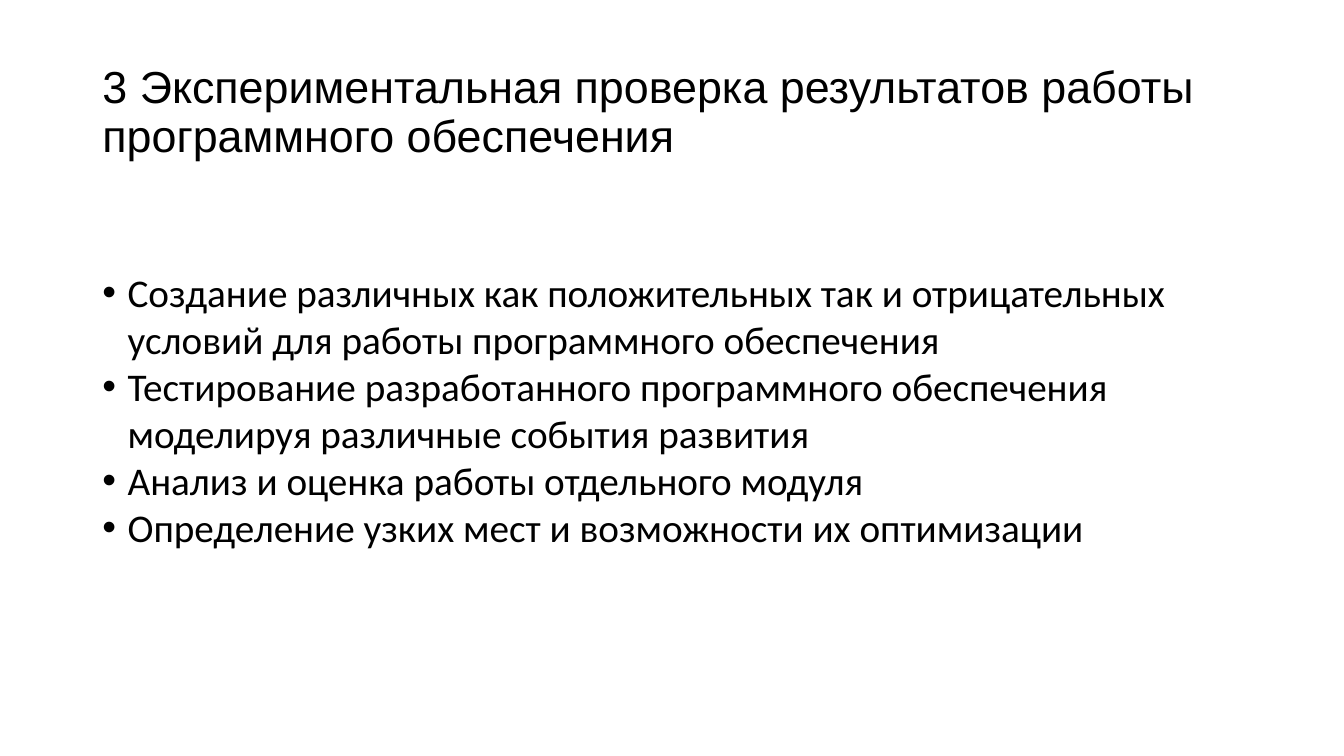
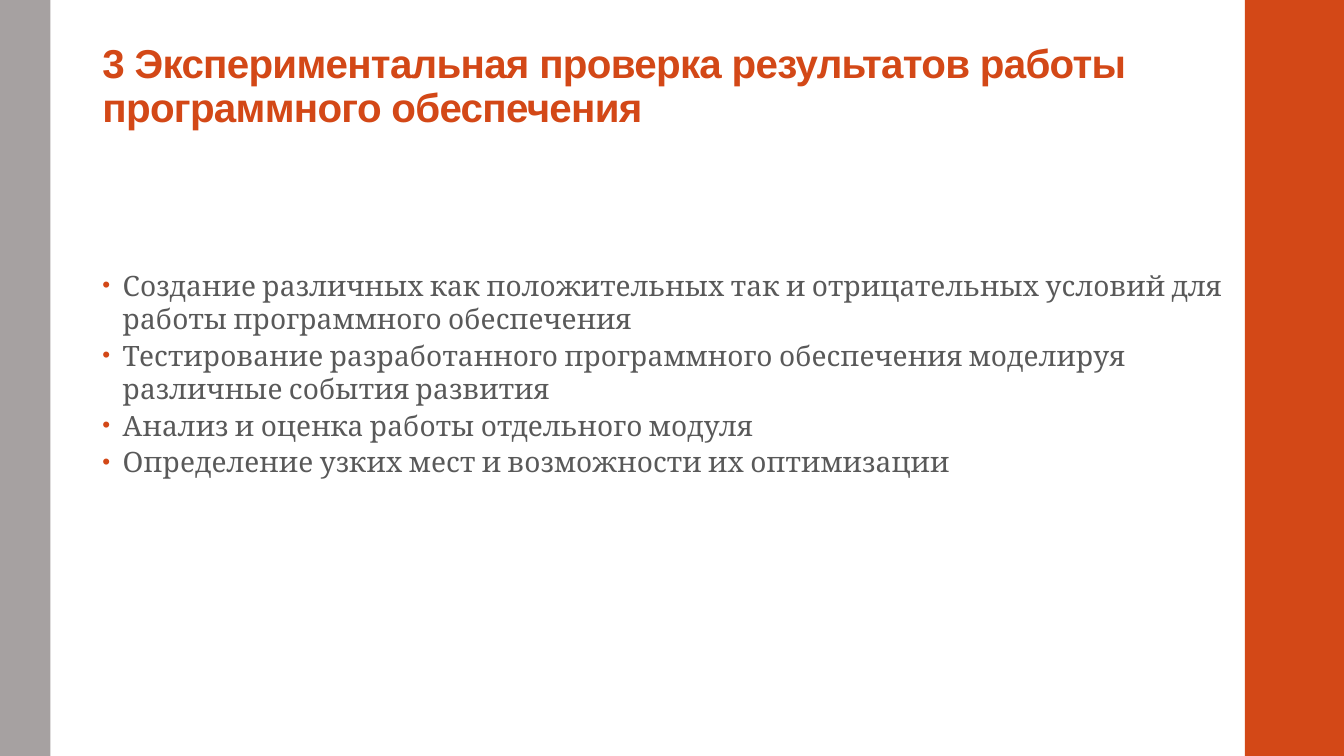
Before and after one commit to alexnodejs/onto-diploma, a slide deck: slide 15 of presentation/Moiseyenko_presentation.pptx. Drawn at 1344x756 pixels with LibreOffice and Linux fonts; fonts in the diff are those of the drawing. Boxes give left, top, right and bottom in pixels: in the first picture for what was removed or moved away, otherwise in the second. Text is boxed around its words. In the diff, an @@ line names an element or a change of style, - is before the commit and + after.

```diff
--- a/presentation/Moiseyenko_presentation.pptx
+++ b/presentation/Moiseyenko_presentation.pptx
@@ rectangle added at <box>0,0,50,756</box>, fill #A6A1A1 @@
@@ rectangle added at <box>1245,0,1344,756</box>, fill #D34817 @@
@@ title "3 Экспериментальная проверка результатов работы ...": place and size @@
-title "3 Экспериментальная проверка результатов работы ..." at <box>102,70,1193,160</box>
+title "3 Экспериментальная проверка результатов работы ..." at <box>102,48,1126,130</box>
@@ title "3 Экспериментальная проверка результатов работы ..." at <box>102,48,1126,130</box>: size 32 to 28.8 pt, text colour #000000 to #D34817, letter spacing 0 to -0.5 pt, bold on; vertical alignment middle to bottom @@
@@ text "Создание различных как положительных так ..." at <box>123,275,1222,479</box>: size 28 to 20 pt, font Calibri to Cambria, text colour #000000 to #595959, letter spacing 0 to 0.1 pt; indent changed; more space between paragraphs @@
```
Also in this commit, not shown: 19 other slides changed, 1 slide added, 1 slide removed.
